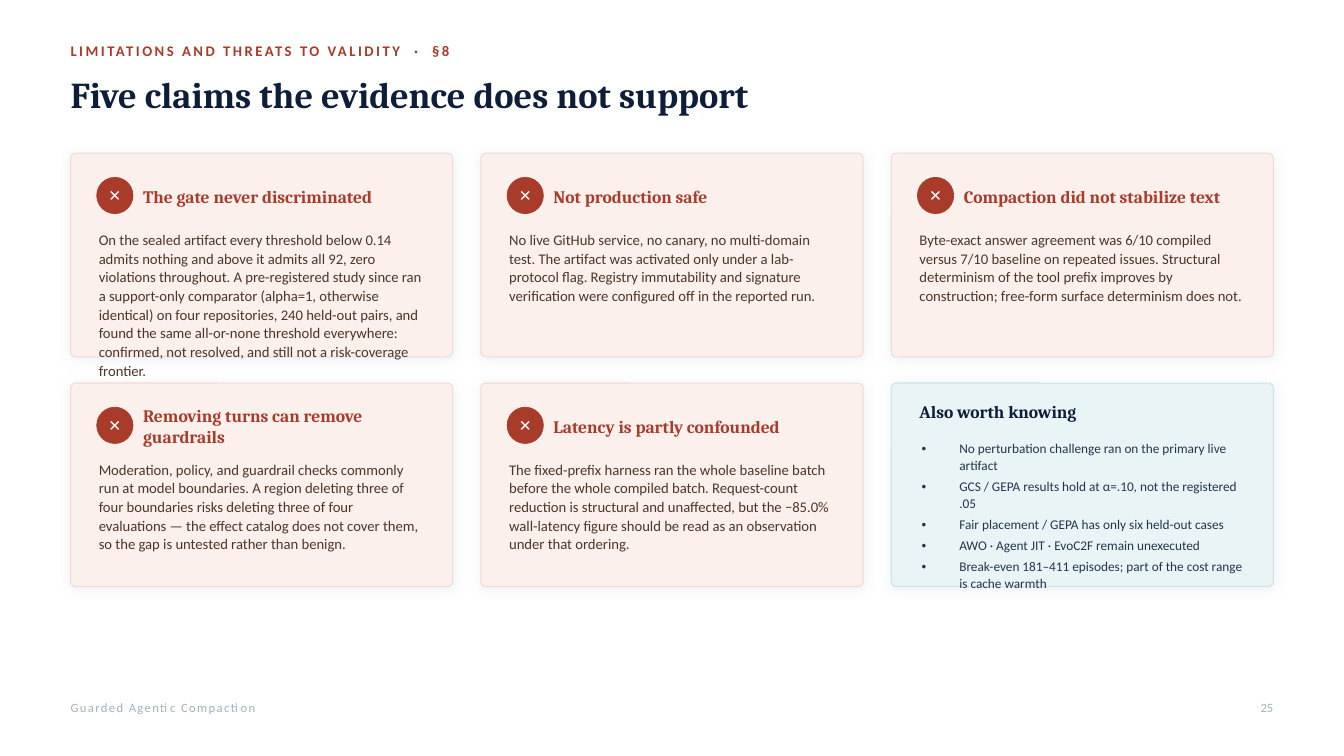
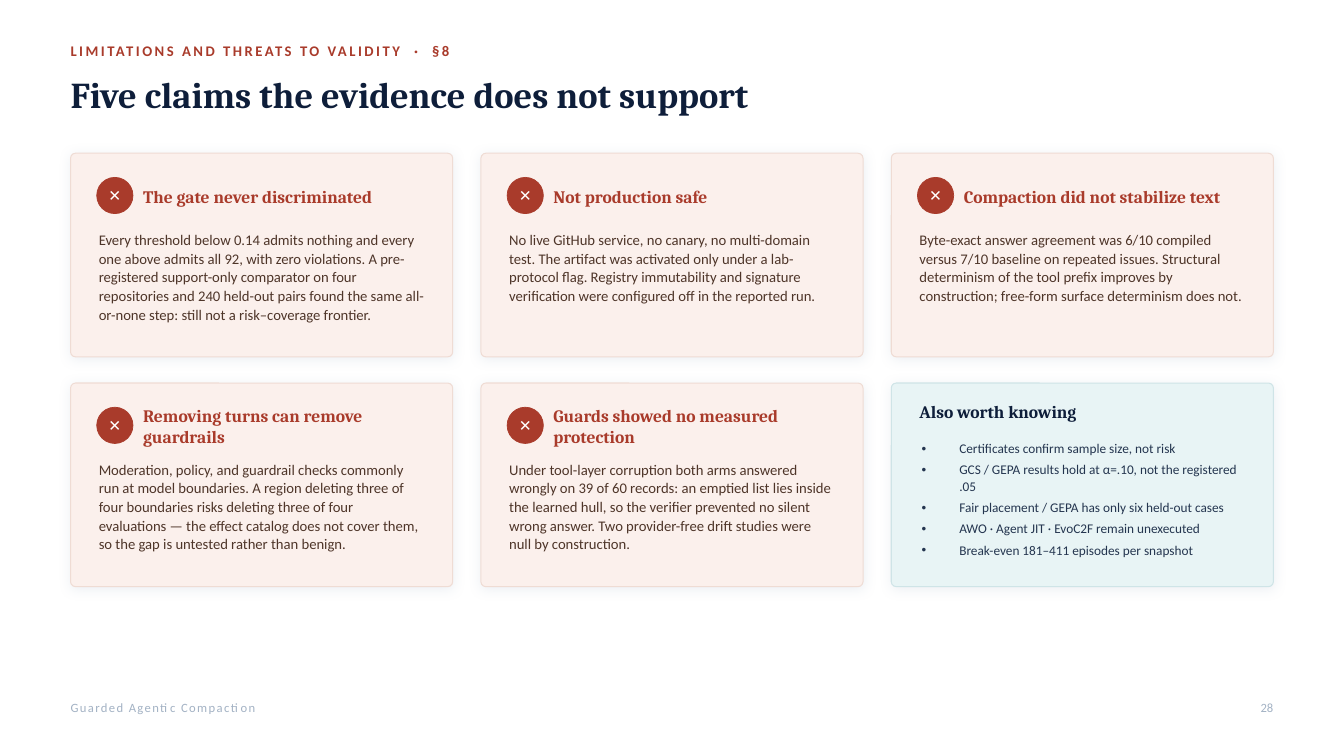
Before and after one commit to rrahimi-uci/guarded-agentic-compaction, a slide deck: slide 28 of paper/slides/compiling-recurrent-agent-workflows-into-guarded-programs-detailed.pptx (slide 25 before the commit). Drawn at 1344x756 pixels with LibreOffice and Linux fonts; fonts in the diff are those of the drawing. Boxes give left, top, right and bottom in pixels: in the first picture for what was removed or moved away, otherwise in the second. Text is boxed around its words. In the diff, an @@ line names an element or a change of style, - is before the commit and + after.

```diff
--- a/paper/slides/compiling-recurrent-agent-workflows-into-guarded-programs-detailed.pptx
+++ b/paper/slides/compiling-recurrent-agent-workflows-into-guarded-programs-detailed.pptx
@@ text at [99, 235, 424, 323]: text changed @@
-On the sealed artifact every threshold below 0.14 admits nothing and above it admits all 92, zero violations throughout. A pre-registered study since ran a support-only comparator (alpha=1, otherwise identical) on four repositories, 240 held-out pairs, and found the same all-or-none threshold everywhere: confirmed, not resolved, and still not a risk-coverage frontier.
+Every threshold below 0.14 admits nothing and every one above admits all 92, with zero violations. A pre-registered support-only comparator on four repositories and 240 held-out pairs found the same all-or-none step: still not a risk–coverage frontier.
@@ text at [553, 410, 778, 447]: text changed @@
-Latency is partly confounded
+Guards showed no measured protection
@@ text at [959, 443, 1176, 455]: text changed @@
-• No perturbation challenge ran on the primary live artifact
+• Certificates confirm sample size, not risk
@@ text at [509, 465, 831, 552]: text changed @@
-The fixed-prefix harness ran the whole baseline batch before the whole compiled batch. Request-count reduction is structural and unaffected, but the −85.0% wall-latency figure should be read as an observation under that ordering.
+Under tool-layer corruption both arms answered wrongly on 39 of 60 records: an emptied list lies inside the learned hull, so the verifier prevented no silent wrong answer. Two provider-free drift studies were null by construction.
@@ text at [959, 545, 1193, 557]: text changed @@
-• Break-even 181–411 episodes; part of the cost range is cache warmth
+• Break-even 181–411 episodes per snapshot
```
Also in this commit, not shown: 9 other slides changed, 3 slides added, 8 other files.
